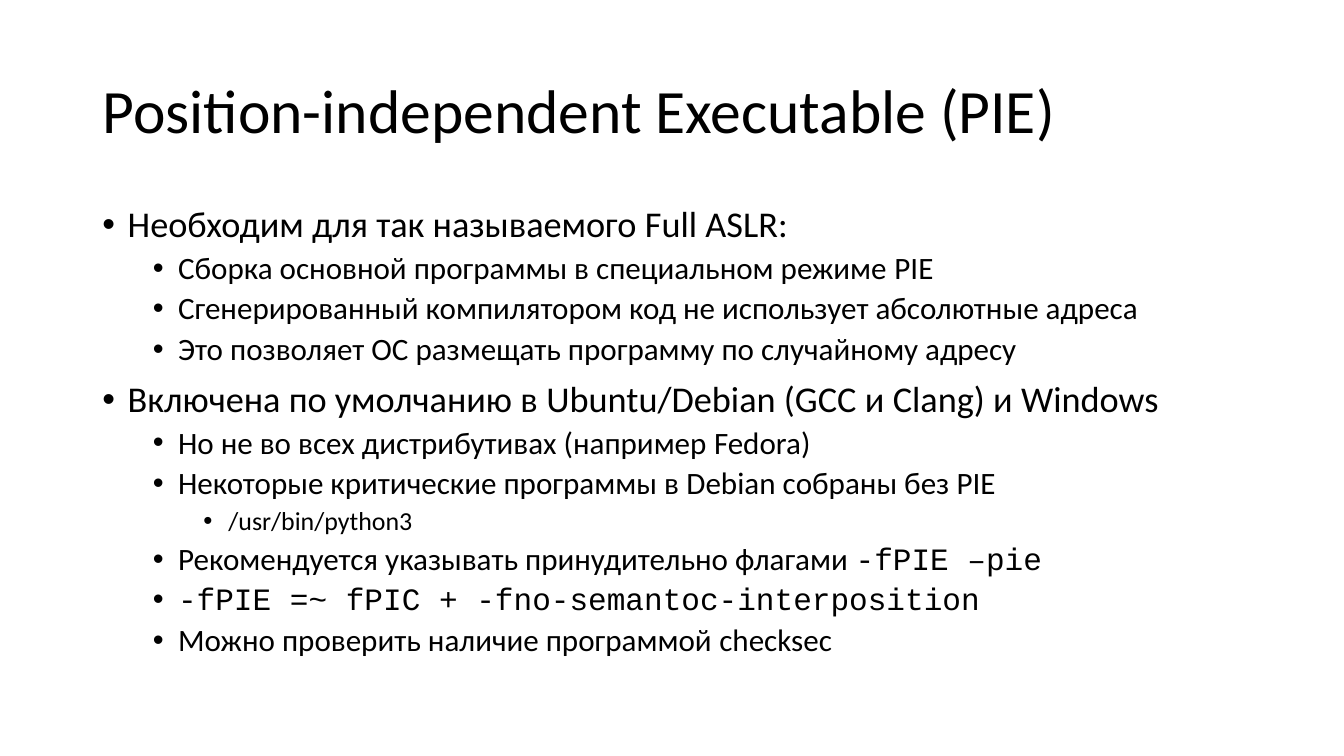
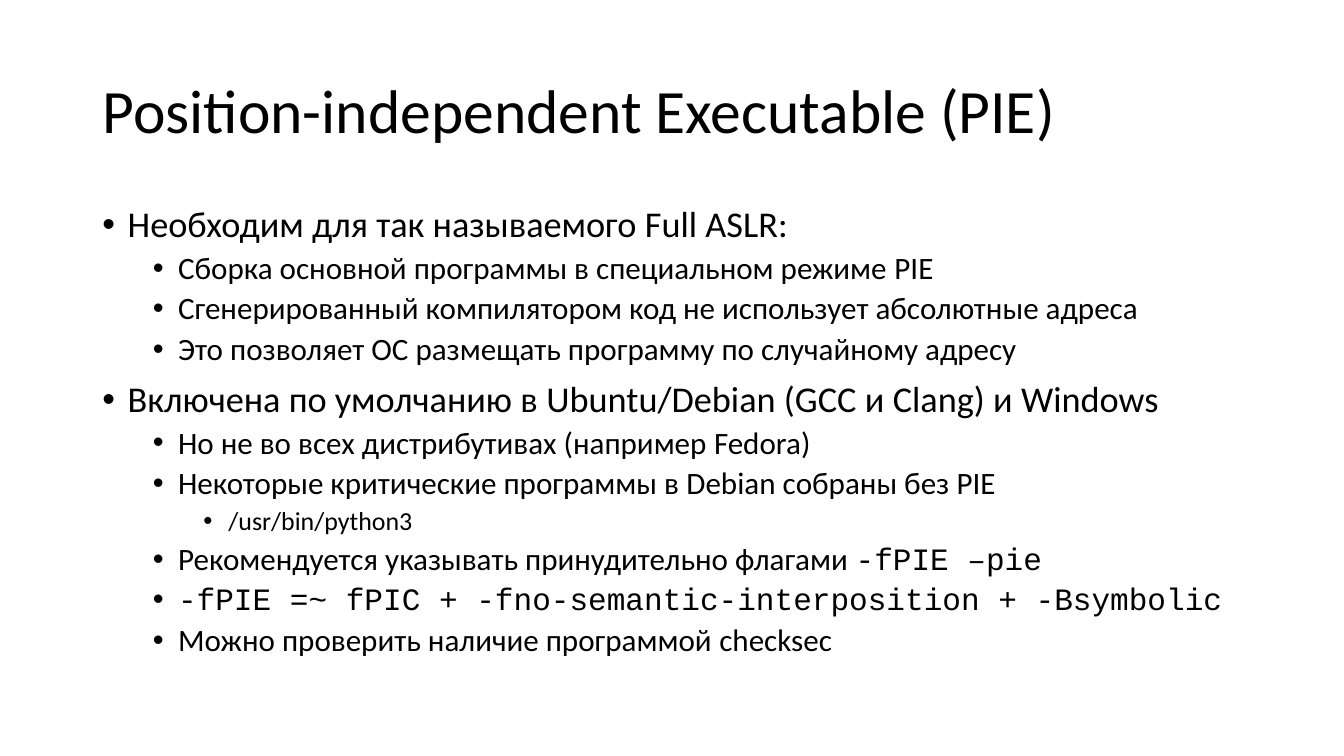
Before and after one commit to yugr/slides, a slide deck: slide 15 of CppZeroCost/2025/RU.pptx. Drawn at 1344x756 pixels with LibreOffice and Linux fonts; fonts in the diff are those of the drawing. Boxes give left, top, right and bottom in pixels: in the first picture for what was removed or moved away, otherwise in the second. Text is boxed around its words. In the diff, an @@ line names an element or a change of style, - is before the commit and + after.

```diff
--- a/CppZeroCost/2025/RU.pptx
+++ b/CppZeroCost/2025/RU.pptx
@@ text at [178,588,1222,617]: text changed @@
-  • -fPIE =~ fPIC + -fno-semantoc-interposition
+  • -fPIE =~ fPIC + -fno-semantic-interposition + -Bsymbolic
```
Also in this commit, not shown: 3 other slides changed, 3 other files.
